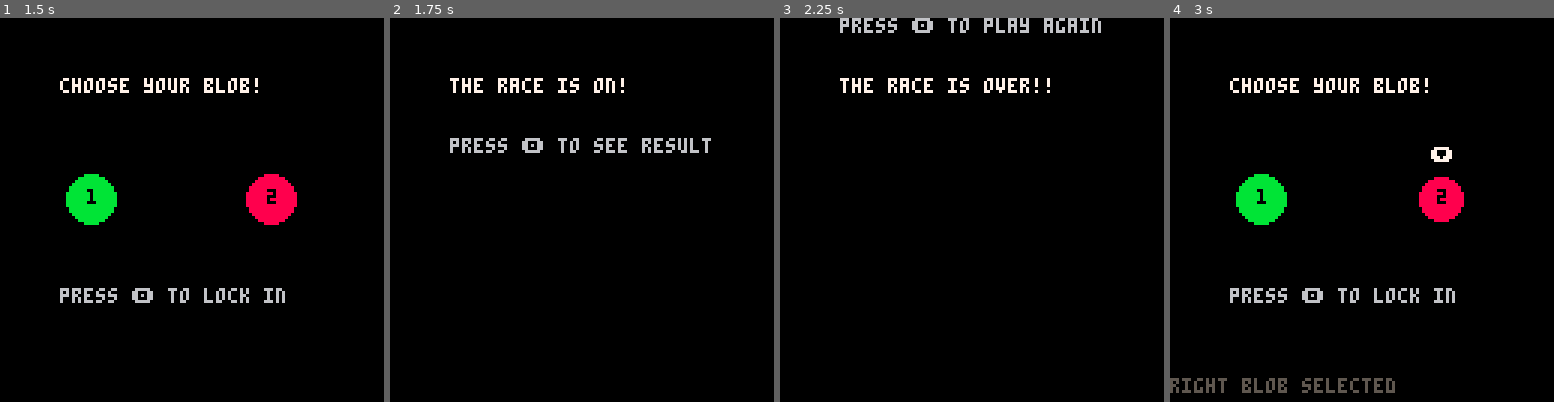
Above: before the commit, frames 1-4 (left to right).
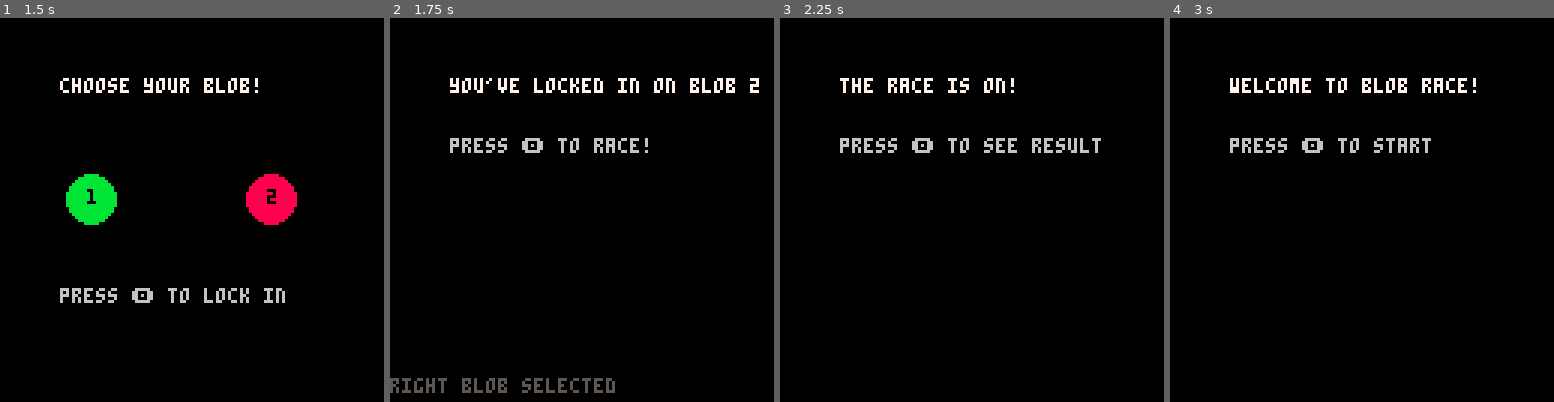
Above: after the commit, the same moments.

Repository: geopet/formula-blob
Game: PICO-8 cartridge blob_race.p8
The game is run twice, just before and just after one commit, with the same random seed, the same clock (stepped at 60 frames per second) and the same inputs.
Inputs:
- Up to frame 1 (1.5 s): tap O (Z key) at 0.7 s
- Up to frame 2 (1.75 s): hold Right from 1.6 s (still down); tap O (Z key) at 1.7 s
- Up to frame 3 (2.25 s): release Right at 2.1 s; tap O (Z key) at 2.1 s
- Up to frame 4 (3 s): hold Right from 2.47 s (still down); tap O (Z key) at 2.5, 2.9 s

Frame 1 is identical in both runs. In frame 2, 2.5% of the frame differs, in the area x 0-97%, y 15-98%; in frame 3, 2.4%; in frame 4, 6.1%, in the area x 0-80%, y 15-98%.

Commit message:
Add locked_in state
Adding this locked_in state will add a slight delay between the blob
selection and the race starting.

Diff:
--- a/blob_race.p8
+++ b/blob_race.p8
@@ -12,6 +12,7 @@
 state = "start"
 selected_blob = 0
 arrow_phase = rnd(1)
+lock_timer = 0
 
 function _init()
     -- inialize things here
@@ -35,11 +36,16 @@
         elseif (btnp(4)) then
             if selected_blob != 0 then
                 sfx(1)
-                log_msg = "locked in blob " .. selected_blob
-                state = "racing"
+                lock_timer = 0
+                state = "locked_in"
             else
                 log_msg = "please select a blob first"
             end
+        end
+    elseif (state == "locked_in") then
+        log_msg = "locked in blob " .. selected_blob
+        if (btnp(4)) then
+            state = "racing"
         end
     elseif (state == "racing") then
         if (btnp(4)) then
@@ -88,12 +94,18 @@
         end
 
         print("press 🅾️ to lock in", 20, 90, 6)
+    elseif (state == "locked_in") then
+        print("you've locked in on blob " .. selected_blob, 20, 20, 7)
+        print("press 🅾️ to race!", 20, 40, 6)
+        if (logging) then
+            print(log_msg, 0, 120, 5)
+        end
     elseif (state == "racing") then
         print("the race is on!", 20, 20, 7)
         print("press 🅾️ to see result", 20, 40, 6)
     elseif (state == "result") then
         print("the race is over!!", 20, 20, 7)
-        print("press 🅾️ to play again", 20, 0, 6)
+        print("press 🅾️ to play again", 20, 40, 6)
     end
 end
 __gfx__
